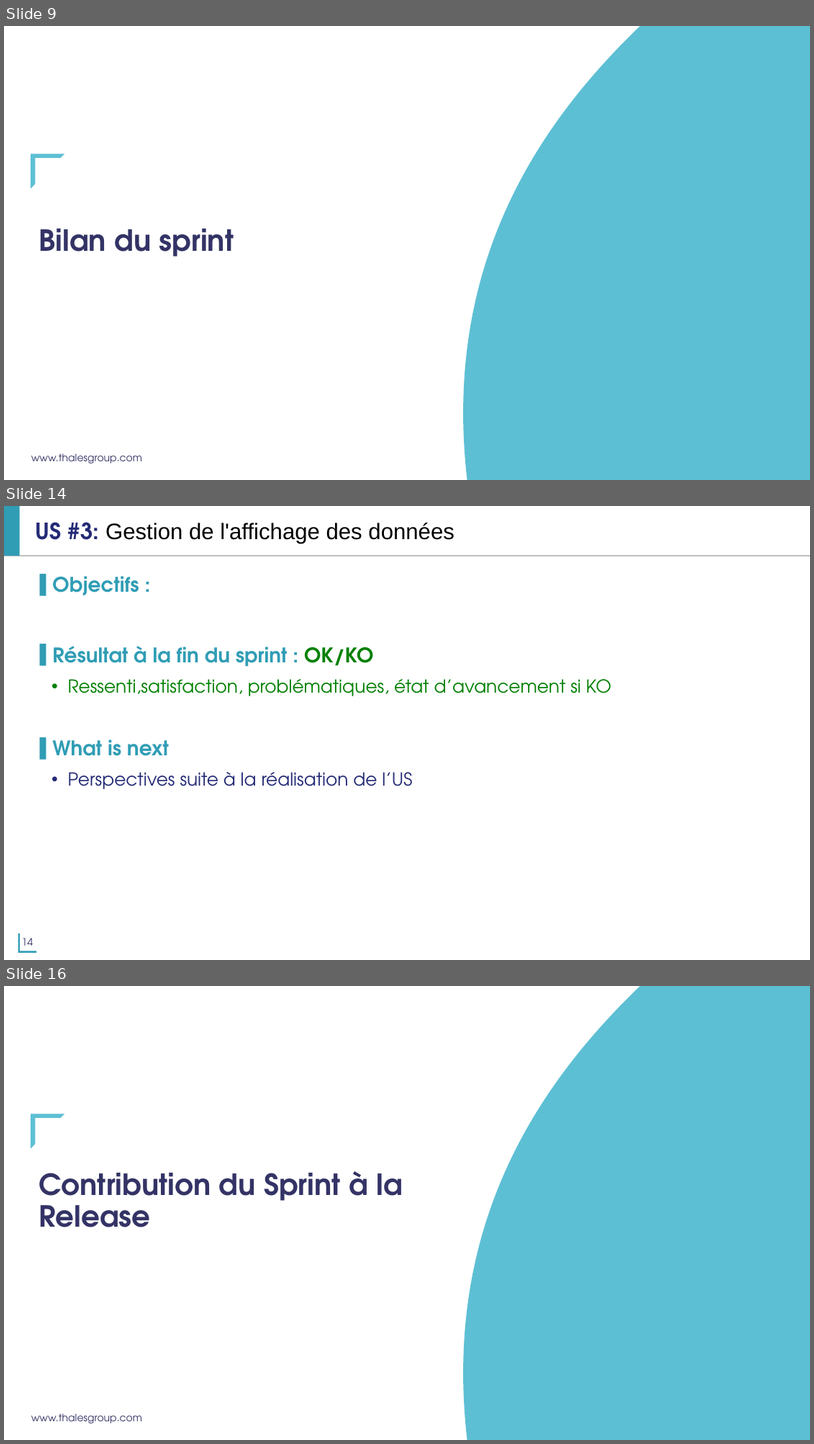
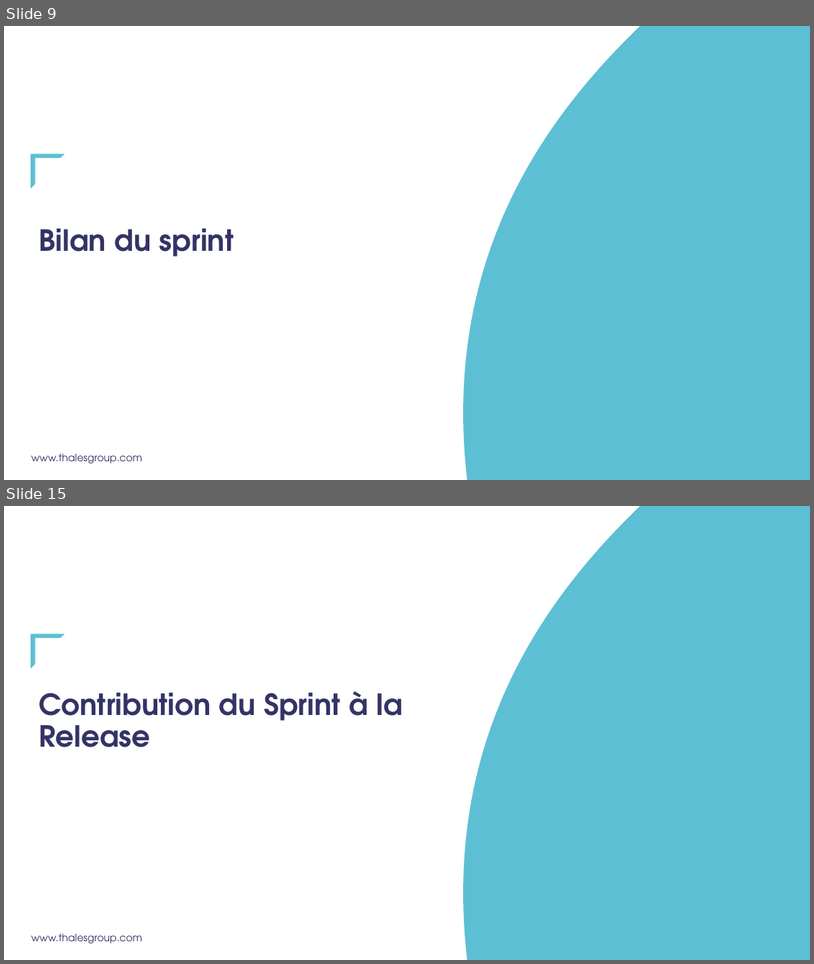
Before and after one commit to abuan/gitus, a slide deck: doc/Gitus_project_sprint_1.pptx. Shown one above the other, each under a label of ours: slides 9, 14 and 16 before the commit, slides 9 and 15 after it; the slides between them are not shown. The pictures are 814x1444 and 814x964 pixels, drawn with LibreOffice and Linux fonts; fonts in the diff are those of the drawing; background and template pictures are left out. Boxes give left, top, right and bottom in pixels: in the first picture for what was removed or moved away, otherwise in the second. Text is boxed around its words. In the diff, an @@ line names an element or a change of style, - is before the commit and + after.

Commit message:
Ajout diapo final sprint review

```diff
--- a/doc/Gitus_project_sprint_1.pptx
+++ b/doc/Gitus_project_sprint_1.pptx
@@ slide 14 removed at (x1=4, y1=506, x2=810, y2=960), background #FFFFFF @@
@@ rectangle removed at (x1=4, y1=506, x2=20, y2=556) @@
@@ title removed at (x1=36, y1=522, x2=454, y2=544) @@
-US #3: Gestion de l'affichage des données
@@ line removed from (4, 556) to (810, 556) @@
@@ text removed at (x1=52, y1=576, x2=612, y2=789) @@
-▌ Objectifs :
-▌ Résultat à la fin du sprint : OK/KO
-  • Ressenti,satisfaction, problématiques, état d’avancement si KO
-▌ What is next
-  • Perspectives suite à la réalisation de l’US
@@ freeform shape removed at (x1=18, y1=934, x2=36, y2=952) @@
@@ page number removed at (x1=22, y1=937, x2=33, y2=951) @@
-14
@@ what was slide 16 is now slide 15 @@
```
Also in this commit, not shown: 10 slides changed.
